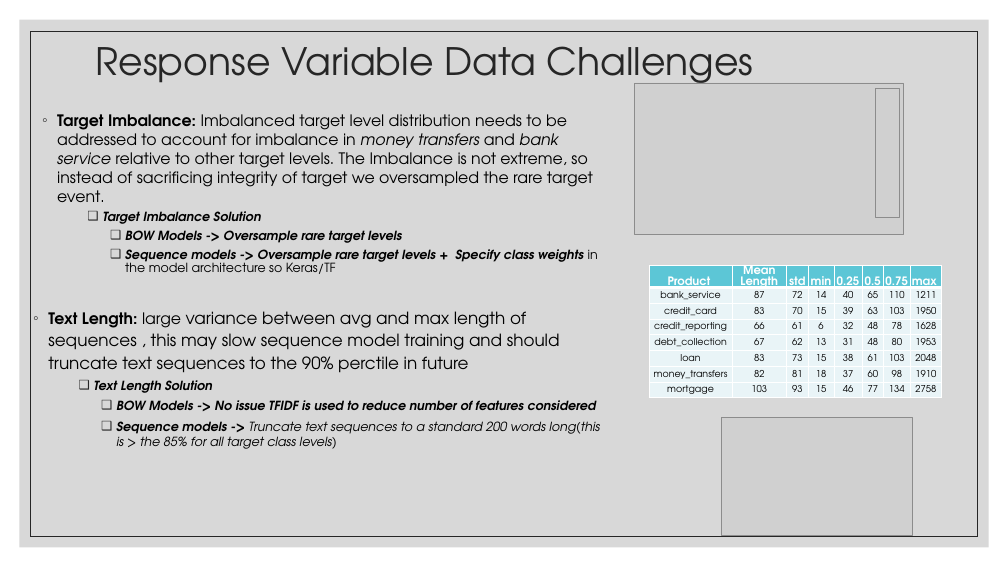
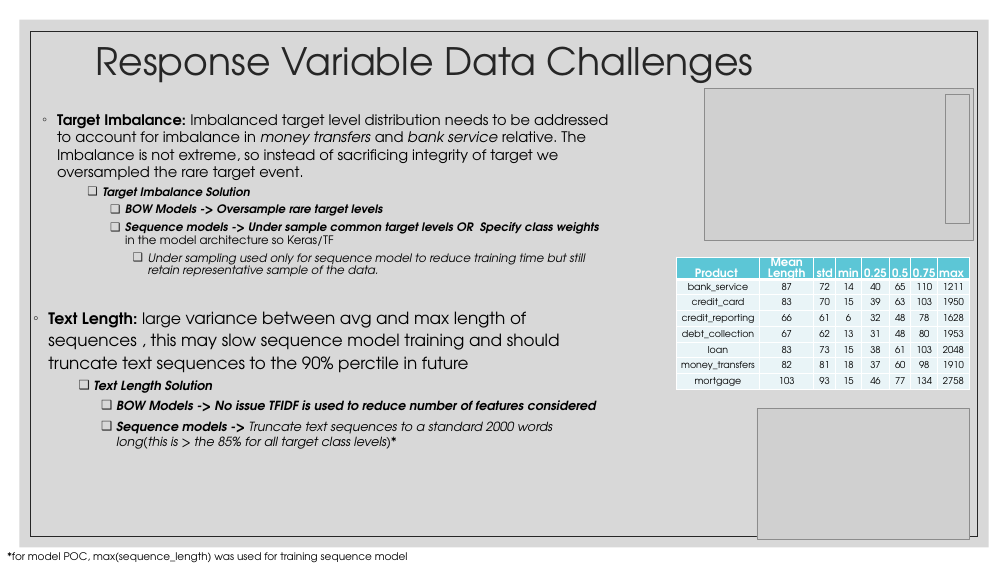
Before and after one commit to zack-carideo/qas4_casestudy, a slide deck: slide 3 of CFPB Complaint Modeling.pptx. Drawn at 1008x567 pixels with LibreOffice and Linux fonts; fonts in the diff are those of the drawing; grey boxes stand for pictures. Boxes give left, top, right and bottom in pixels: in the first picture for what was removed or moved away, otherwise in the second. Text is boxed around its words. In the diff, an @@ line names an element or a change of style, - is before the commit and + after.

Commit message:
update presentation

```diff
--- a/CFPB Complaint Modeling.pptx
+++ b/CFPB Complaint Modeling.pptx
@@ picture: place and size @@
-picture at <box>634,83,904,235</box>
+picture at <box>705,89,974,241</box>
@@ text at <box>57,114,608,180</box>: text changed; size 15 to 13.9 pt @@
-◦ Target Imbalance: Imbalanced target level distribution needs to be addressed to account for imbalance in money transfers and bank service relative to other target levels. The Imbalance is not extreme, so instead of sacrificing integrity of target we oversampled the rare target event.
+◦ Target Imbalance: Imbalanced target level distribution needs to be addressed to account for imbalance in money transfers and bank service relative. The Imbalance is not extreme, so instead of sacrificing integrity of target we oversampled the rare target event.
@@ picture: place and size @@
-picture at <box>876,88,900,218</box>
+picture at <box>945,95,969,224</box>
@@ text at <box>103,187,383,216</box>: size 12 to 11.1 pt in "Target Imbalance Solution", "BOW Models -> Oversample rare target levels" @@
@@ text at <box>125,222,599,277</box>: text changed; size 12 to 11.1 pt; bold off @@
-      ❑ Sequence models -> Oversample rare target levels + Specify class weights in the model architecture so Keras/TF
+      ❑ Sequence models -> Under sample common target levels OR Specify class weights in the model architecture so Keras/TF
+        ❑ Under sampling used only for sequence model to reduce training time but still retain representative sample of the data.
@@ table: place and size @@
-table at <box>649,265,941,405</box>
+table at <box>677,257,969,396</box>
@@ picture: place and size @@
-picture at <box>721,417,913,535</box>
+picture at <box>757,409,969,540</box>
@@ text at <box>116,421,552,449</box>: text changed @@
-      ❑ Sequence models -> Truncate text sequences to a standard 200 words long(this is > the 85% for all target class levels)
+      ❑ Sequence models -> Truncate text sequences to a standard 2000 words long(this is > the 85% for all target class levels)*
@@ text added at <box>7,552,408,563</box>, 10 pt, text #000000 @@
+*for model POC, max(sequence_length) was used for training sequence model
```
Also in this commit, not shown: 14 other slides changed, 1 slide added, 1 slide removed.
